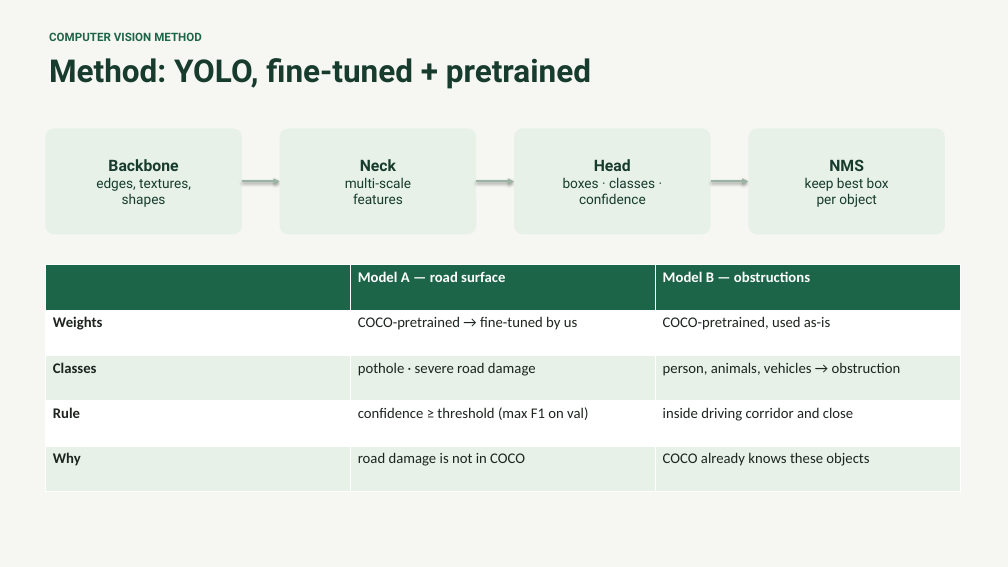
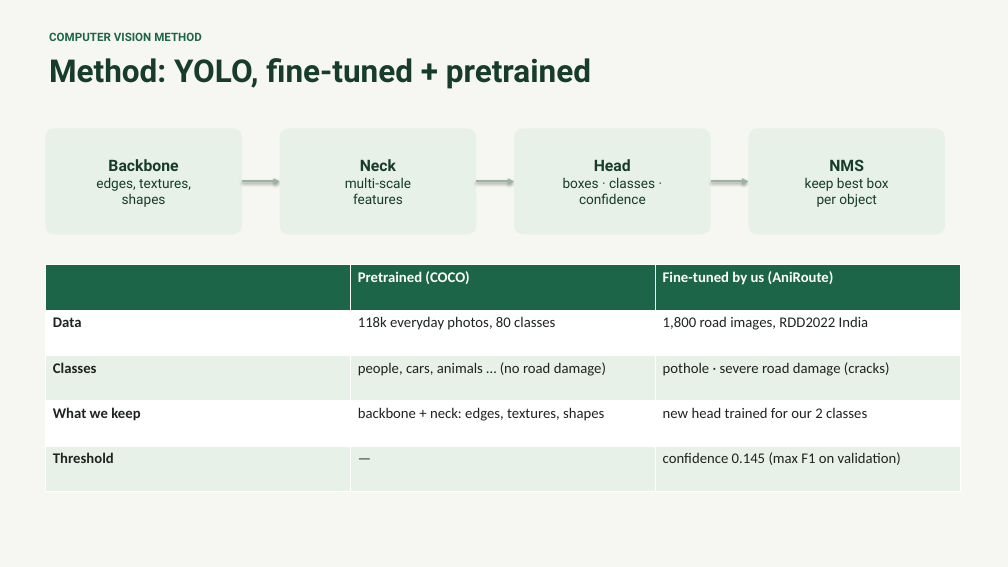
Before and after one commit to Nezraaaa/AniRoute, a slide deck: slide 8 of presentation/AniRoute_CSST106.pptx. Drawn at 1008x567 pixels with LibreOffice and Linux fonts; fonts in the diff are those of the drawing. Boxes give left, top, right and bottom in pixels: in the first picture for what was removed or moved away, otherwise in the second. Text is boxed around its words. In the diff, an @@ line names an element or a change of style, - is before the commit and + after.

```diff
--- a/presentation/AniRoute_CSST106.pptx
+++ b/presentation/AniRoute_CSST106.pptx
@@ table at <box>45,265,960,492</box> @@
-row 1, column 2: Model A — road surface
+row 1, column 2: Pretrained (COCO)
-row 1, column 3: Model B — obstructions
+row 1, column 3: Fine-tuned by us (AniRoute)
-row 2: Weights | COCO-pretrained → fine-tuned by us | COCO-pretrained, used as-is
+row 2: Data | 118k everyday photos, 80 classes | 1,800 road images, RDD2022 India
-row 3, column 2: pothole · severe road damage
+row 3, column 2: people, cars, animals … (no road damage)
-row 3, column 3: person, animals, vehicles → obstruction
+row 3, column 3: pothole · severe road damage (cracks)
-row 4: Rule | confidence ≥ threshold (max F1 on val) | inside driving corridor and close
+row 4: What we keep | backbone + neck: edges, textures, shapes | new head trained for our 2 classes
-row 5: Why | road damage is not in COCO | COCO already knows these objects
+row 5: Threshold | — | confidence 0.145 (max F1 on validation)
```
Also in this commit, not shown: 5 other slides changed, 37 other files.
